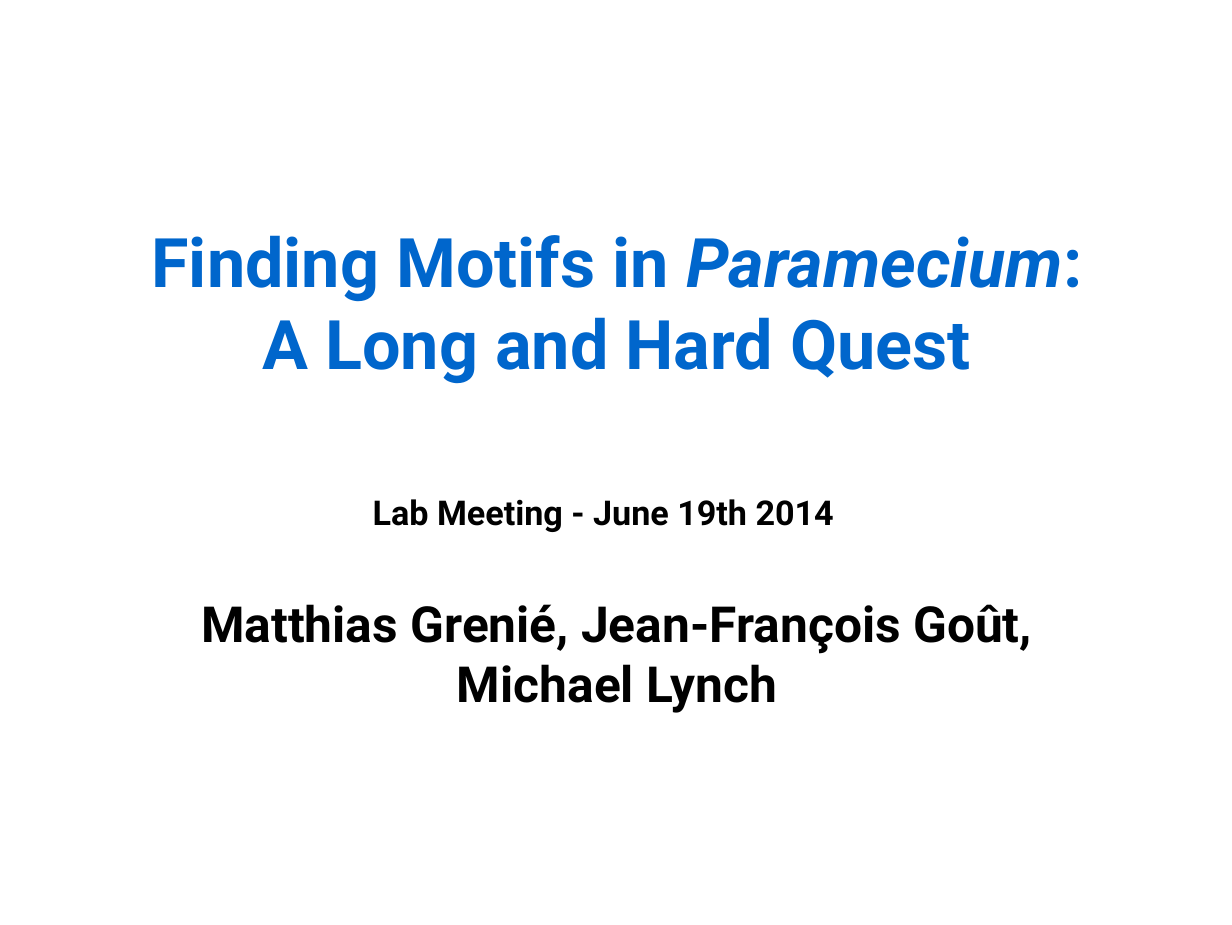
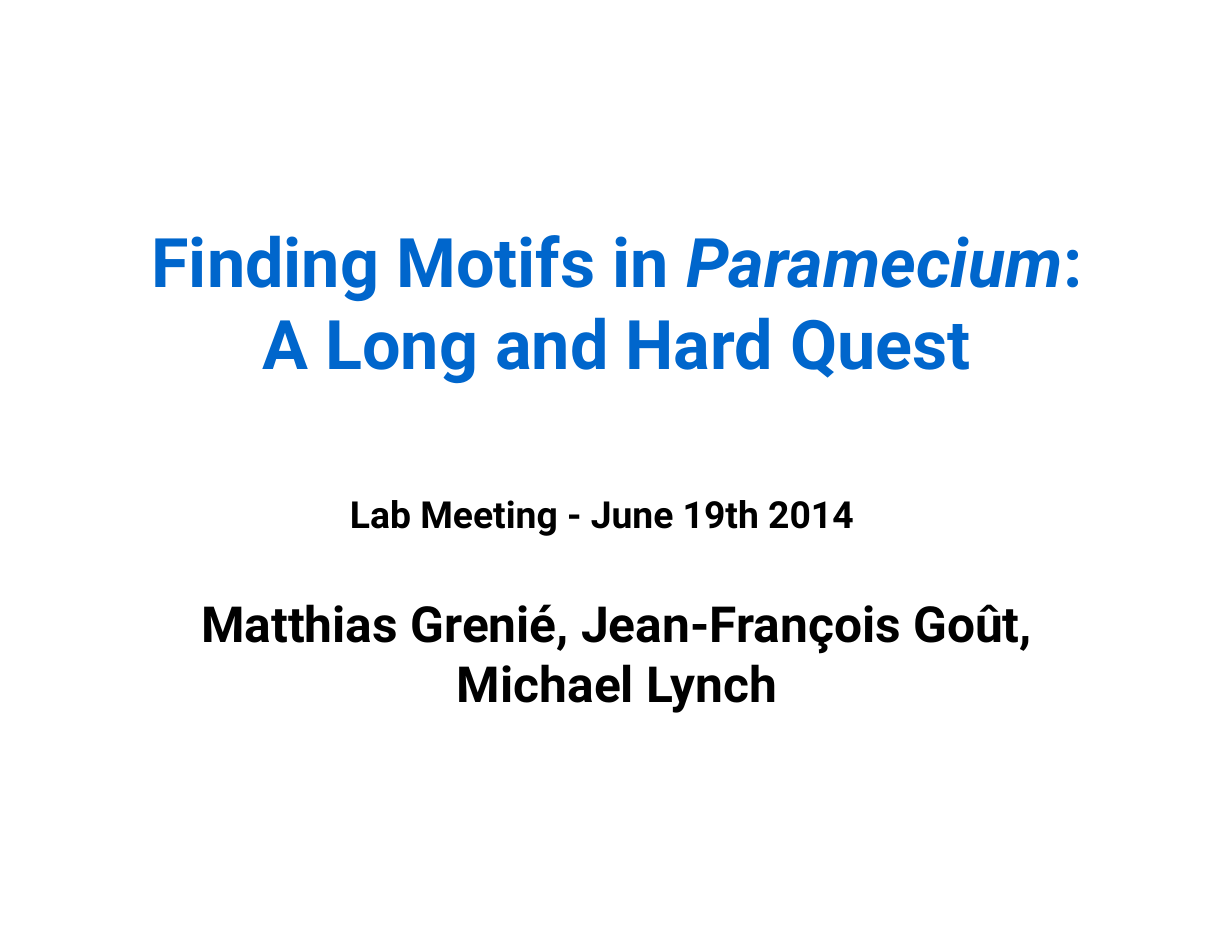
Before and after one commit to Rekyt/lynchlabpresentation2014, a slide deck: slide 1 of LabMeetingPresentation.odp. Drawn at 1232x925 pixels with LibreOffice and Linux fonts; fonts in the diff are those of the drawing. Boxes give left, top, right and bottom in pixels: in the first picture for what was removed or moved away, otherwise in the second. Text is boxed around its words. In the diff, an @@ line names an element or a change of style, - is before the commit and + after.

```diff
--- a/LabMeetingPresentation.odp
+++ b/LabMeetingPresentation.odp
@@ text "Lab Meeting - June 19th ...": place and size @@
-text "Lab Meeting - June 19th ..." at [373,499,834,532]
+text "Lab Meeting - June 19th ..." at [350,500,853,536]
@@ text "Lab Meeting - June 19th ..." at [350,500,853,536]: size 22 to 24 pt @@
```
Also in this commit, not shown: 1 other slide changed, 4 slides added, 3 slides removed.
